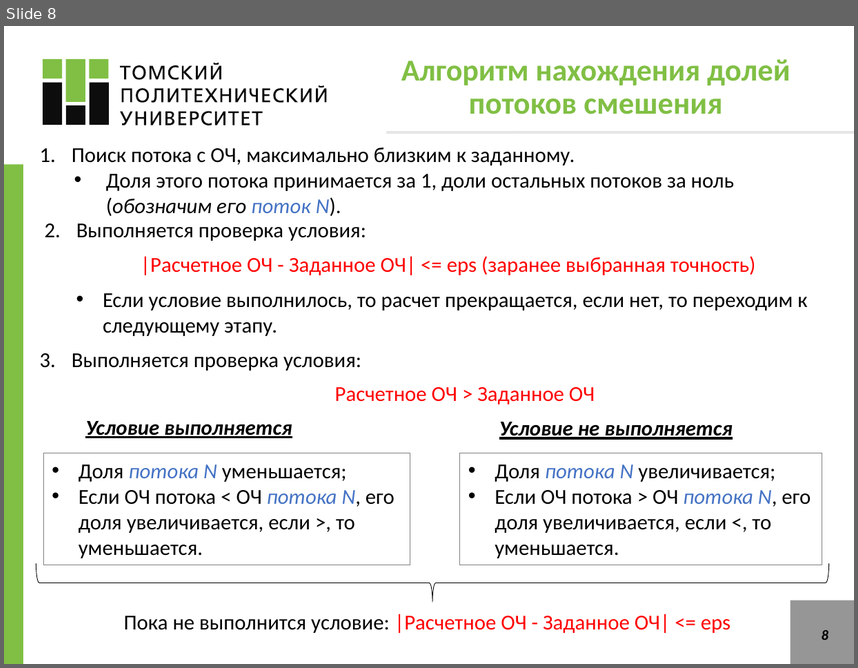
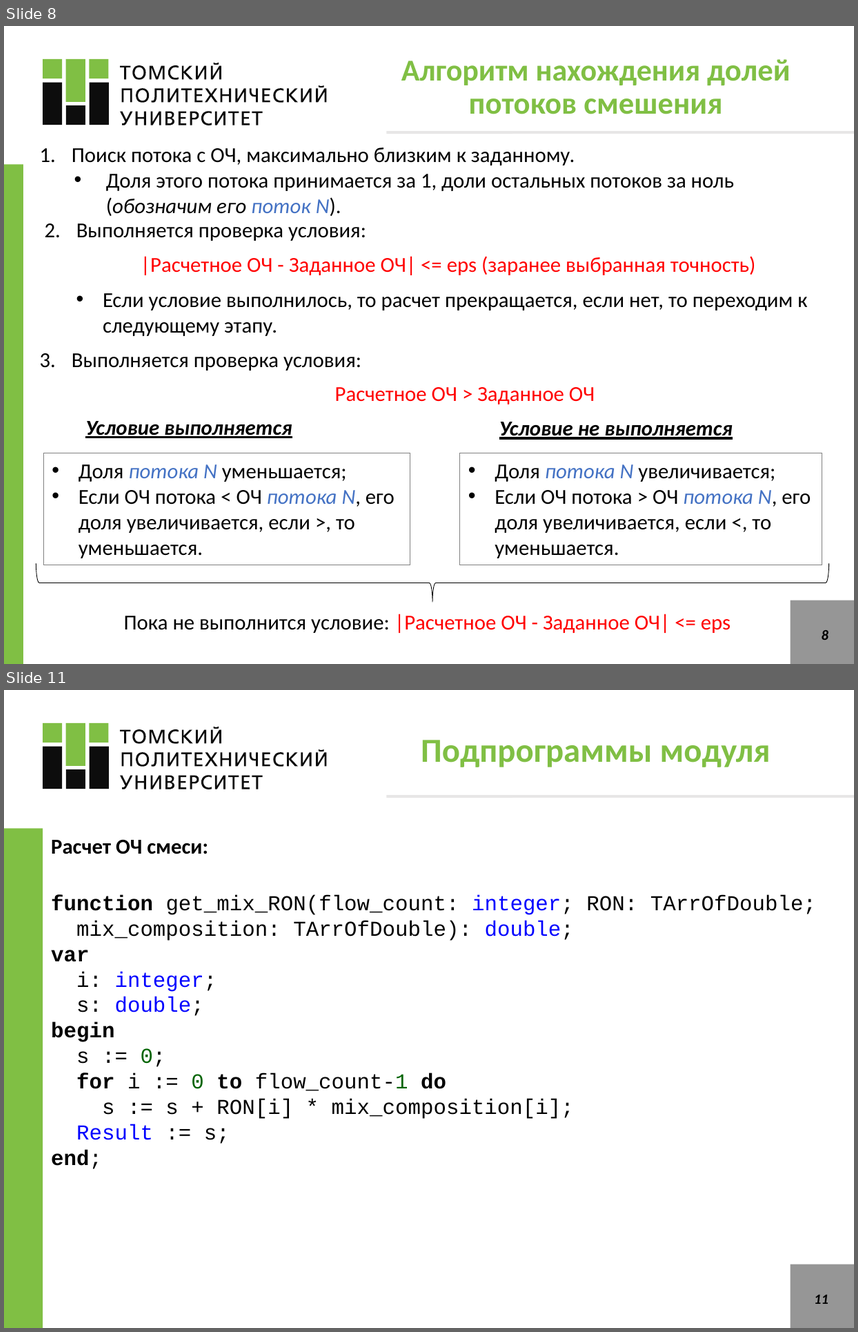
Before and after one commit to VChuzlov/SA, a slide deck: ЛБ1_blending/ЛБ_1.pptx. Shown one above the other, each under a label of ours: slide 8 before the commit, slides 8 and 11 after it; the slides between them are not shown. The pictures are 858x668 and 858x1332 pixels, drawn with LibreOffice and Linux fonts; fonts in the diff are those of the drawing. Boxes give left, top, right and bottom in pixels: in the first picture for what was removed or moved away, otherwise in the second. Text is boxed around its words. In the diff, an @@ line names an element or a change of style, - is before the commit and + after.

```diff
--- a/ЛБ1_blending/ЛБ_1.pptx
+++ b/ЛБ1_blending/ЛБ_1.pptx
@@ slide 11 added at [4, 690, 854, 1328], background #FFFFFF @@
@@ freeform shape added at [43, 723, 109, 766], fill #80BF44 @@
@@ freeform shape added at [120, 727, 326, 789], fill #0D0D0D @@
@@ freeform shape added at [43, 746, 110, 789], fill #0D0D0D @@
@@ title added at [421, 740, 771, 767], 28.6 pt, text #80BF44, bold @@
+Подпрограммы модуля
@@ line added from (386, 796) to (854, 796), #E7E6E6 2.25 pt @@
@@ rectangle added at [4, 829, 42, 1328], fill #80BF44 @@
@@ text added at [51, 839, 208, 854], 18 pt, text #000000, bold @@
+Расчет ОЧ смеси:
@@ text added at [51, 895, 816, 1169], 18 pt, text #000000 @@
+function get_mix_RON(flow_count: integer; RON: TArrOfDouble;
+mix_composition: TArrOfDouble): double;
+var
+i: integer;
+s: double;
+begin
+s := 0;
+for i := 0 to flow_count-1 do
+s := s + RON[i] * mix_composition[i];
+Result := s;
+end;
@@ rectangle added at [791, 1264, 854, 1328], fill #969696 @@
@@ page number added at [814, 1294, 829, 1303], 12 pt, text #000000, bold, italic @@
+11
```
Also in this commit, not shown: 3 slides changed, 9 other slides added, 15 slides removed, 24 other files.
